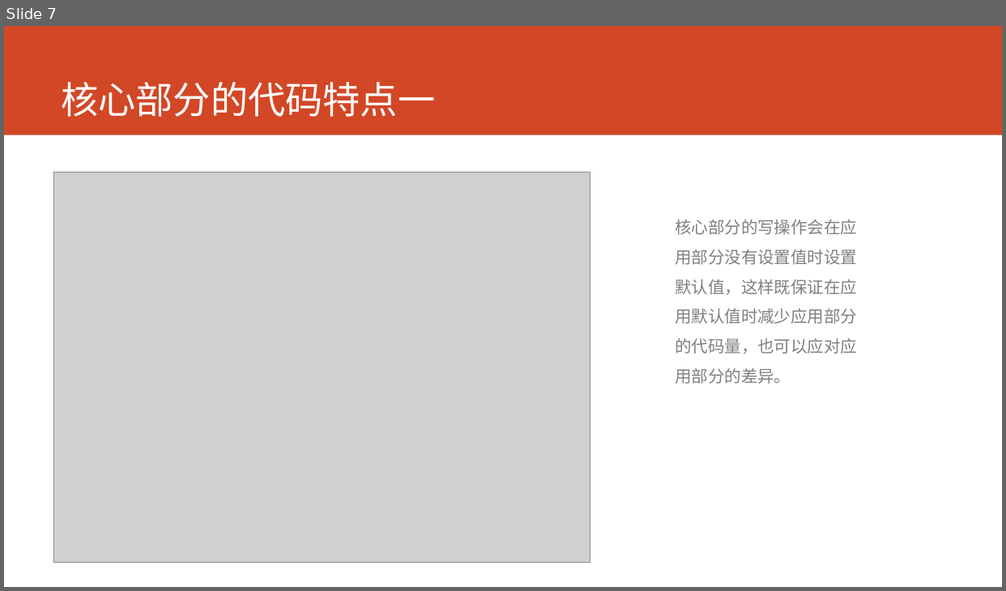
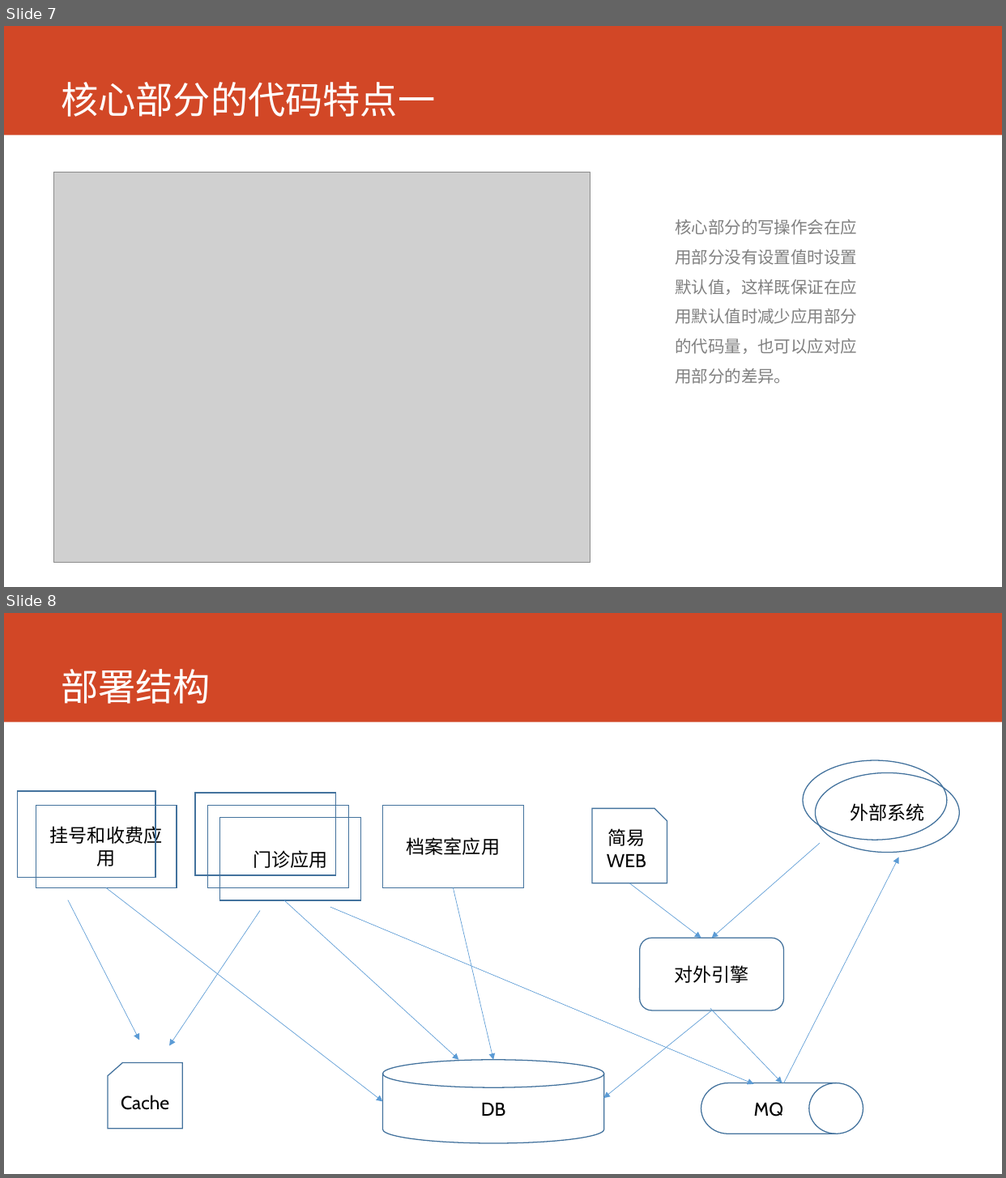
Before and after one commit to lixiangqi-github/hospital, a slide deck: doc/技术交流/技术交流-2017-8-28.pptx. Shown one above the other, each under a label of ours: slide 7 before the commit, slides 7 and 8 after it. The pictures are 1006x591 and 1006x1178 pixels, drawn with LibreOffice and Linux fonts; fonts in the diff are those of the drawing; grey boxes stand for pictures. Boxes give left, top, right and bottom in pixels: in the first picture for what was removed or moved away, otherwise in the second. Text is boxed around its words. In the diff, an @@ line names an element or a change of style, - is before the commit and + after.

```diff
--- a/doc/技术交流/技术交流-2017-8-28.pptx
+++ b/doc/技术交流/技术交流-2017-8-28.pptx
@@ slide 8 added at <box>4,613,1002,1174</box>, background #FFFFFF; not listed: 1 template element that a slide beside it also shows @@
@@ title added at <box>61,669,211,704</box>, 36 pt, text #FFFFFF @@
+部署结构
@@ ellipse added at <box>803,760,948,840</box>, outline #43739E 1 pt @@
@@ ellipse added at <box>816,773,960,853</box>, outline #43739E 1 pt, 18 pt, text #000000 @@
+外部系统
@@ rectangle added at <box>18,791,155,877</box>, outline #43739E 1 pt @@
@@ rectangle added at <box>36,806,177,888</box>, outline #43739E 1 pt, 18 pt, text #000000 @@
+挂号和收费应用
@@ rectangle added at <box>195,793,335,875</box>, outline #43739E 1 pt @@
@@ rectangle added at <box>207,806,348,888</box>, outline #43739E 1 pt @@
@@ rectangle added at <box>383,806,523,888</box>, outline #43739E 1 pt, 18 pt, text #000000 @@
+档案室应用
@@ rectangle added at <box>220,818,361,901</box>, outline #43739E 1 pt, 18 pt, text #000000 @@
+门诊应用
@@ snip rect added at <box>592,808,667,884</box>, outline #43739E 1 pt, 18 pt, text #000000 @@
+简易WEB
@@ arrow added from (820, 843) to (712, 938), #5B9BD5 0.5 pt @@
@@ arrow added from (784, 1084) to (899, 857), #5B9BD5 0.5 pt @@
@@ arrow added from (68, 901) to (139, 1041), #5B9BD5 0.5 pt @@
@@ arrow added from (106, 888) to (383, 1102), #5B9BD5 0.5 pt @@
@@ arrow added from (284, 901) to (459, 1060), #5B9BD5 0.5 pt @@
@@ arrow added from (454, 888) to (493, 1060), #5B9BD5 0.5 pt @@
@@ arrow added from (630, 884) to (701, 938), #5B9BD5 0.5 pt @@
@@ arrow added from (260, 911) to (169, 1046), #5B9BD5 0.5 pt @@
@@ arrow added from (330, 907) to (754, 1084), #5B9BD5 0.5 pt @@
@@ rounded rectangle added at <box>640,938,784,1011</box>, outline #43739E 1 pt, 18 pt, text #000000 @@
+对外引擎
@@ arrow added from (712, 1011) to (603, 1098), #5B9BD5 0.5 pt @@
@@ arrow added from (710, 1009) to (782, 1083), #5B9BD5 0.5 pt @@
@@ flow chart punched card added at <box>108,1063,182,1129</box>, outline #43739E 1 pt, 18 pt, text #000000 @@
+Cache
@@ cylinder added at <box>383,1060,604,1144</box>, outline #43739E 1 pt, 18 pt, text #000000 @@
+DB
@@ flow chart magnetic drum added at <box>701,1083,863,1134</box>, outline #43739E 1 pt, 18 pt, text #000000 @@
+MQ
```
Also in this commit, not shown: 3 other slides added.
